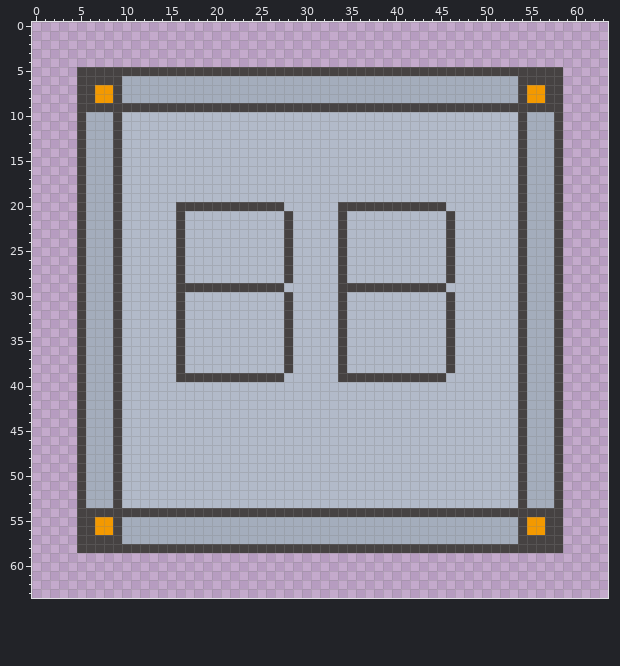
Edited in one commit: pixel-art sprite (Assets/Resources/Tiles/BuildBotFacility_C_0.png). Above: the version before the commit.
The file is 64x64 pixels.
New version:
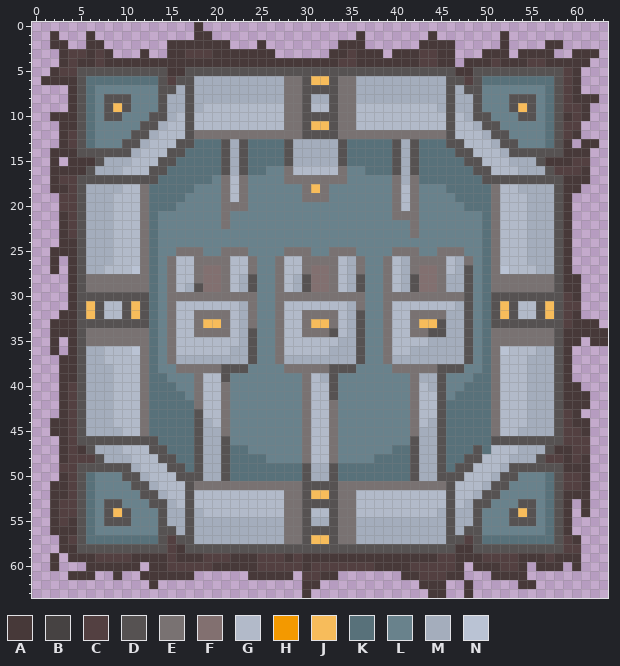
Palette (. is transparent): A #473939  B #464242  C #534041  D #565252  E #797272  F #827070  G #b2bac9  H #f39900  J #f7bc5b  K #58717a  L #69828c  M #a4adbc  N #bac3d4
Edits made:
Changed rows in their new state; - is an unchanged pixel.
first column x 1:
 0 -----------------A---------------------------------------------
 1 -A---A-----------AA----------------A-------A-------A-----------
 2 -AA--AA-------AAAAAAA---A--------AAA------AAAA-----A----AA-----
 3 --ACCACA---A--AACCCAAAAAAA------AACAAA-AAACCAA---AAA-AAAA--AAA-
 4 --ACAACAAAAAAAAAAAAAAAAAAAAAAAAAACCAAAAAAACCAA-AAACAAACCAAAAA--
 5 -ACCDDDDDDDDDDAADDDDDDDDDDDDDDDDDDDDDDDDDDDDDDAADDDDDDDDDDCA---
 6 AAAADKKKKKKKKDCDD----------EEDJJDEE----------DDCDKKKKKKKKDCA---
 7 ---ADKLLLLLLLDD-D----------EEDDDDEE----------D-DDLLLLLLLKDCA---
 8 ---ADKLDDDLLLD--D----------EED--DEE----------D--DLLLDDDLKDCAAA-
 9 ---ADKLDJDLLLDMMDMGGGGGGGGGEEDGGDEEGGGGGGGGGMDMMDLLLDJDLKDCCA--
10 -AAADKLDDLLLDDM-D----------EEDDDDEE----------D-MDDLLLDDLKDACA--
11 --AADKLLLLLDDM--D----------EEDJJDEE----------D--MDDLLLLLKDCC---
12 --ACDKLLLLDDM---DEEEEEEEEEEEEDDDDEEEEEEEEEEEED---MDDLLLLKDCA---
13 --ACDKLLLDDM---DDKKKDMDKKKKDMMMMMDKKKKKDMDKKKDD---MDDLLLKDA-AA-
14 -AAADDDDDDM---DDKKKKDMDKKKKDMMMMMDKKKKKDMDKKKKDD---MDDDDDDAAA--
15 -A-AAAD-MM---DDKKKKKDMDKKKKDMMMMMDKKKKKDMDKKKKKDD---MM-DAAACC--
16 -AAAAD--M---DDKKKKKKDMDKKLLE-----ELLKKKDMDKKKKKKDD---M--DCCCA--
17 -ACCDDDDDDDDDKKKKKKLE-ELLLLEEEEEEELLLLLEMEKKKKKKKDDDDDDDDDAAA--
18 -AACD---M--EKKKKKLLLE-ELLLLLLEJELLLLLLLE-ELLLKKKKKE--M---DAA---
19 --CCD---G--EKKKKLLLLE-ELLLLLLEEELLLLLLLE-ELLLLKKKKE--G---DA----
20 --CCD---G--EKKKLLLLLEEELLLLLLLLLLLLLLLLEGELLLLLKKKE--G---DA----
21 --ACD---G--EKLLLLLLLELLLLLLLLLLLLLLLLLLEEELLLLLLLKE--G---DA----
22 --ACD---G--EKLLLLLLLELLLLLLLLLLLLLLLLLLLLELLLLLLLKE--G---DA----
23 --ACD---G--EKLLLLLLLLLLLLLLLLLLLLLLLLLLLLELLLLLLLKE--G---DA----
24 --AAD---G--EKLLLLLLLLLLLLLLLLLLLLLLLLLLLLLLLLLLLLKE--G---DA----
25 -AAAD---G--EKLLEEELLEEELLLLEEELLEEELLLLEEELLEEELLKE--G---DA----
26 -A-AD---G--EKLEG-EEEE--ELLEG-EEEEGMELLE-MEEEEGMELKE--G---DA----
27 -A-AD--GG-NEKLEG-EFFE--ELLEG-EFFEGMELLE-MEFFEGMDLKEN-GG--DA----
28 ---ADEEEEEEEKLEG-EFFE-MDLLEGMDFFEGMDLLE-MDFFEMMDLKEEEEEEEDAA---
29 ---ADEEEEEEEKLEGMDFFEGMDLLE-MDFFEGMDLLEGMDFFEMMDLKEEEEEEEDAA---
30 ---ADDDDDDDDKLEEEEEEEEEELLEEEEEEEEEELLEEEEEEEEEDLKDDDDDDDDCA---
31 ---ADJDGGDJDKLEG------MELLEG-----GMELLE------GMDLKDJDGGDJDCC---
32 --AADJDGGDJDKLEG-EEEE-MELLEG-EEEEGMDLLE--EEEEMMDLKDJDGGDJDCA---
33 -AAADDDDDDDDKLEG-EJJE-MELLEG-EJJEGMDLLE--EJJDMMDLKDDDDDDDDCAAA-
34 -AAADEEEEEEEKLEG-EEEE-MDLLEG-EEEDGMDLLE--EEDDMMDLKEEEEEEEDAAAAA
35 -A-ADEEEEEEEKLEG------MDLLEG-----MMDLLE----MMMMDLKEEEEEEEDAA-AA
36 -A-AD--GG-NEKLEG-----MMDLLEG----MMMDLLE--MMMMMMDLKEN-GG--DA----
37 --AAD--GG--EKLEMMMMMMMMDLLEMMMMMMMMDLLEMMMMMMMMDLKE--G---DA----
38 --AAD---G--EKLLEEEEEDDDLLLLEEEEEDDDLLLLEEEEEDDDLLKE--G---DA----
39 --AAD---G--EKKLLLEGGDLLLLLLLLE-MDLLLLLLLLEMMDLLLKKE--G---DA----
40 --ACD---G--EKKKLLE--ELLLLLLLLE--DLLLLLLLLE-MDLLKKKE--G---DAA---
41 --ACD---G--EKKKKLE--ELLLLLLLLE--DLLLLLLLLE--DLKKKKE--G---DAAA--
42 --ACD---G--EKKKKKE--ELLLLLLLLE--ELLLLLLLLE--DKKKKKE--G---DAAA--
43 --ACD---G--EKKKKKD--ELLLLLLLLE--ELLLLLLLLE--DKKKKKE--G---DCA---
44 -AACD---G--EKKKKKDM-ELLLLLLLLE--ELLLLLLLLE-MDKKKKKE--G---DCAA--
45 -AACD---M--EKKKKKDMMELLLLLLLLE--ELLLLLLLLEMMDKKKKKE--M---DCCA--
46 --ACDDDDDDDDDKKKKDMMDLLLLLLLLE--ELLLLLLLLDMMDKKKKKDDDDDDDDCCC--
47 --ACAD--M---DDKKKDMMDKKLLLLLLE--ELLLLLLKKDMMDKKKDK---M--DAACC--
48 --ACCCD-MM---DDKKDMMDKKKKLLLLE--ELLLLKKKKDMMDKKDD---MM-DCCACA--
49 --CCDDDDDDM---DDKDMMDKKKKKKKKDMMDKKKKKKKKDMMDKDD---MDDDDDDAAA--
50 --ACDKLLLDDM---DDDMMDKKKKKKKKDMMDKKKKKKKKDMMDDD---MDDLLLKDCCA--
51 -AACDKLLLLDDM---DEEEEEEEEEEEEDDDDEEEEEEEEEEEED---MDDLLLLKDCCA--
52 -AACDKLLLLLDDM--D----------EEDJJDEE----------D--MDDLLLLLKDAAA--
53 -ACCDKLDDLLLDDM-D----------EEDDDDEE----------D-MDDLLLDDLKDA-A--
54 -ACCDKLDJDLLLDMMDMGGGGGGGGGEEDGGDEEGGGGGGGGGMDMMDLLLDJDLKDA-A--
55 -ACADKLDDDLLLD--D----------EED--DEE----------D--DLLLDDDLKDA----
56 -AAADKLLLLLLLDD-D----------EEDDDDEE----------D-DDLLLLLLLKDA----
57 --ACDKKKKKKKKDCDD----------EEDJJDEE----------DDCDKKKKKKKKDCA---
58 --AADDDDDDDDDDCADDDDDDDDDDDDDDDDDDDDDDDDDDDDDDAADDDDDDDDDDCC---
59 -A-AAACCCCAAAACAAACCCAAACCCACAAAAAAAAAAAAAAACCAAACCCCAAACAAA---
60 -A---AAAAAA-AACCCCCAAAAACCCCCACCCCCCCAAAACCCCCA-AAACCA-AAA-A---
61 ---AAA--A--AAAAAA------AAAAA-CCAA-------AACCCAA---AAAA---------
62 ------------A----------------AA-----------AAA--A-----AA--------
63 -----------------------------A-------------AA--A---------------
Boxes around the changes in both pictures, in picture pixels (x1, y1, x2, y2):
changed: (41, 22, 608, 598)
